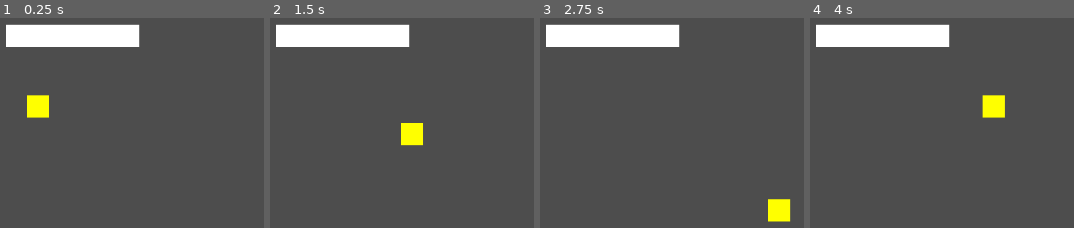
Above: before the commit, frames 1-4 (left to right).
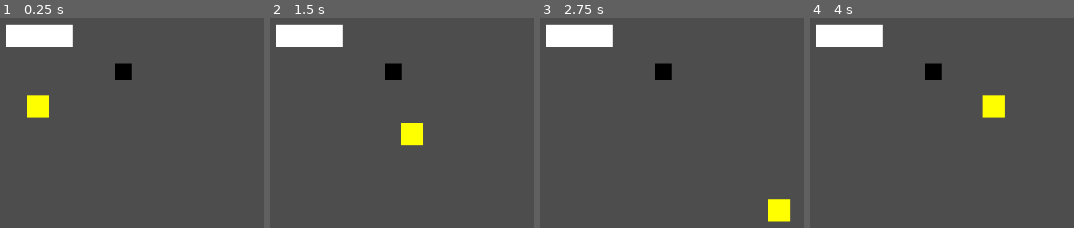
Above: after the commit, the same moments.

Repository: StackUpZero/redline-black-box
Game: Godot game, scene res://main.tscn
Same seed, same stepped clock (60 frames per second), same inputs: the game is played once before the commit and once after it.
Inputs:
- Up to frame 1 (0.25 s): no input
- Up to frame 2 (1.5 s): tap Enter at 0.5 s; hold D (move_right) 0.53-1.28 s; hold S (move_down) from 1.28 s (still down)
- Up to frame 3 (2.75 s): release S (move_down) at 2.03 s; hold D (move_right) from 2.03 s (still down)
- Up to frame 4 (4 s): release D (move_right) at 2.78 s; hold W (move_up) 2.78-3.53 s; hold A (move_left) from 3.53 s (still down)

The runs differ from the first frame. In frame 1, 3.3% of the frame differs, in the area x 27-54%, y 2-30%; in frame 2, 3.3%; in frame 3, 3.3%; in frame 4, 3.3%.

Commit message:
Add black box pickup

Diff:
--- /dev/null
+++ b/black_box.gd
@@ -0,0 +1,18 @@
+extends Area2D
+
+# a godot function that runs once black_box appears in the game
+func _ready():
+	# this connects a godot signal
+	# when a body enters this area, call the function "on_body_entered"
+	# basically "oh shit something happened" in godot lang
+	body_entered.connect(_on_body_entered)
+
+func _on_body_entered(body):
+	# body.name - get the name of the thing that touched the black box
+	# != - invers equals to, is not basically
+	if body.name != "Player":
+		# stop this function here
+		return
+	print ("Black Box touched by:", body.name)
+	# delte this node safley
+	queue_free()
--- /dev/null
+++ b/black_box.tscn
@@ -0,0 +1,16 @@
+[gd_scene format=3 uid="uid://bsxl5vryajij2"]
+
+[sub_resource type="RectangleShape2D" id="RectangleShape2D_30dj6"]
+size = Vector2(24, 24)
+
+[node name="BlackBox" type="Area2D" unique_id=1249540428]
+
+[node name="CollisionShape2D" type="CollisionShape2D" parent="." unique_id=979220931]
+shape = SubResource("RectangleShape2D_30dj6")
+
+[node name="ColorRect" type="ColorRect" parent="." unique_id=1252598767]
+offset_left = -12.0
+offset_top = -12.0
+offset_right = 12.0
+offset_bottom = 12.0
+color = Color(0, 0, 0, 1)
--- a/main.tscn
+++ b/main.tscn
@@ -2,6 +2,8 @@
 
 [ext_resource type="PackedScene" uid="uid://w64uj01i522y" path="res://player.tscn" id="1_0xm2m"]
 [ext_resource type="PackedScene" uid="uid://w0pb0847fl4m" path="res://wall.tscn" id="2_0xm2m"]
+[ext_resource type="PackedScene" uid="uid://bsxl5vryajij2" path="res://black_box.tscn" id="3_1bvp3"]
+[ext_resource type="Script" uid="uid://ck3uixh0y53un" path="res://black_box.gd" id="4_lquwl"]
 
 [node name="Main" type="Node2D" unique_id=160579279]
 
@@ -11,5 +13,6 @@
 [node name="Wall" parent="." unique_id=2114677536 instance=ExtResource("2_0xm2m")]
 position = Vector2(90, 30)
 
-[node name="Wall2" parent="." unique_id=398560490 instance=ExtResource("2_0xm2m")]
-position = Vector2(186, 30)
+[node name="BlackBox" parent="." unique_id=1249540428 instance=ExtResource("3_1bvp3")]
+position = Vector2(211, 82)
+script = ExtResource("4_lquwl")
Not shown, added: black_box.gd.uid
